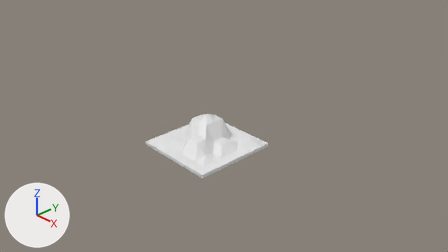
Two versions of the Blender file CityBuilderRTS/CityBuilder/CityBuilder/bin/data/MountainTile.blend, one commit apart.
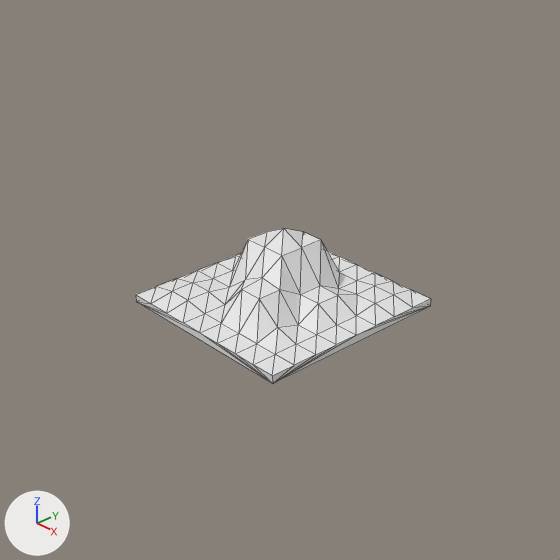
Each version is shown from the file's camera 'Camera', then close up on the part from 20% to 72% of the width and 7% to 100% of the height. The axes (+X, +Y, +Z) are drawn at lower left. The lights are the same throughout. The close-ups show mesh edges as thin lines. Materials are left out; every surface is plain grey.
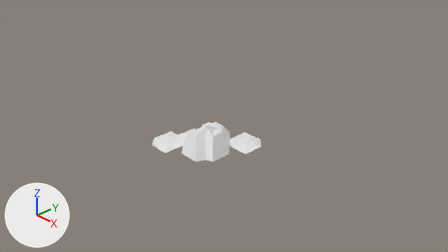
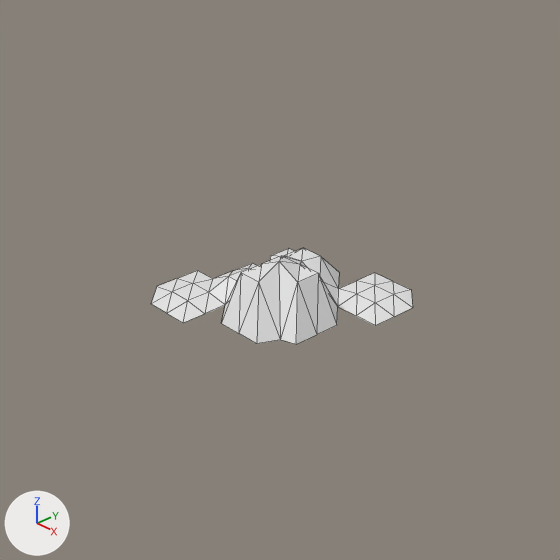
Location of each change, [x1, y1, x2, y2] in pixels of the close-ups (560 x 560 px):
'Cube', reshaped, turned
    before: [136, 229, 431, 384]
    after: [151, 248, 413, 344]
part 1 of me_cube, deleted
    before: [136, 251, 431, 384]

Diff of the bpy script that builds the scene:
```diff
--- a/CityBuilderRTS/CityBuilder/CityBuilder/bin/data/MountainTile.blend.py
+++ b/CityBuilderRTS/CityBuilder/CityBuilder/bin/data/MountainTile.blend.py
@@ me_cube @@
 # used by ob_cube; location = (0.0, 0.0, 0.0); rotation_euler = (-9.425, 3.142, 15.71), in degrees (180, 180, 180)
-me_cube.from_pydata(...)  # 85 vertices, 166 faces; spans x -1.0..1.0, y -1.0..1.0, z -0.08..0.56
+me_cube.from_pydata(...)  # 60 vertices, 84 faces; spans x -1.0..1.0, y -1.0..1.0, z 0.0..0.56
+# me_cube part 1
+# 25 vertices are removed from x -1.0..1.0, y -1.0..1.0, z -0.08..0.0
+# 82 faces are deleted
@@ ob_cube @@
 ob_cube.location = (0.0, 0.0, 0.0)
-ob_cube.rotation_euler = (-9.425, 3.142, 15.71)  # degrees (180, 180, 180)
+ob_cube.rotation_euler = (-9.425, 3.142, 18.85)  # degrees (180, 180, 0)
```
